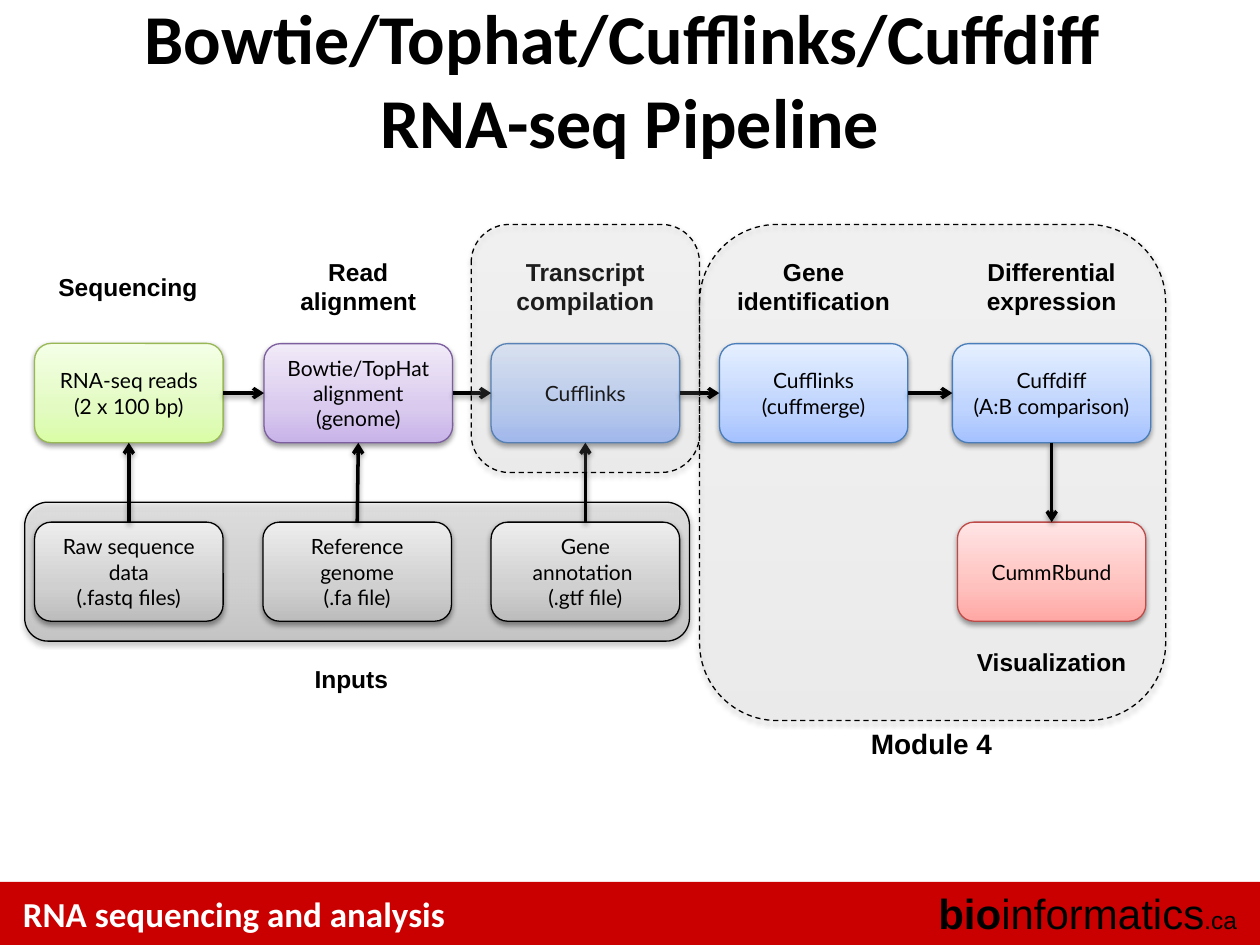
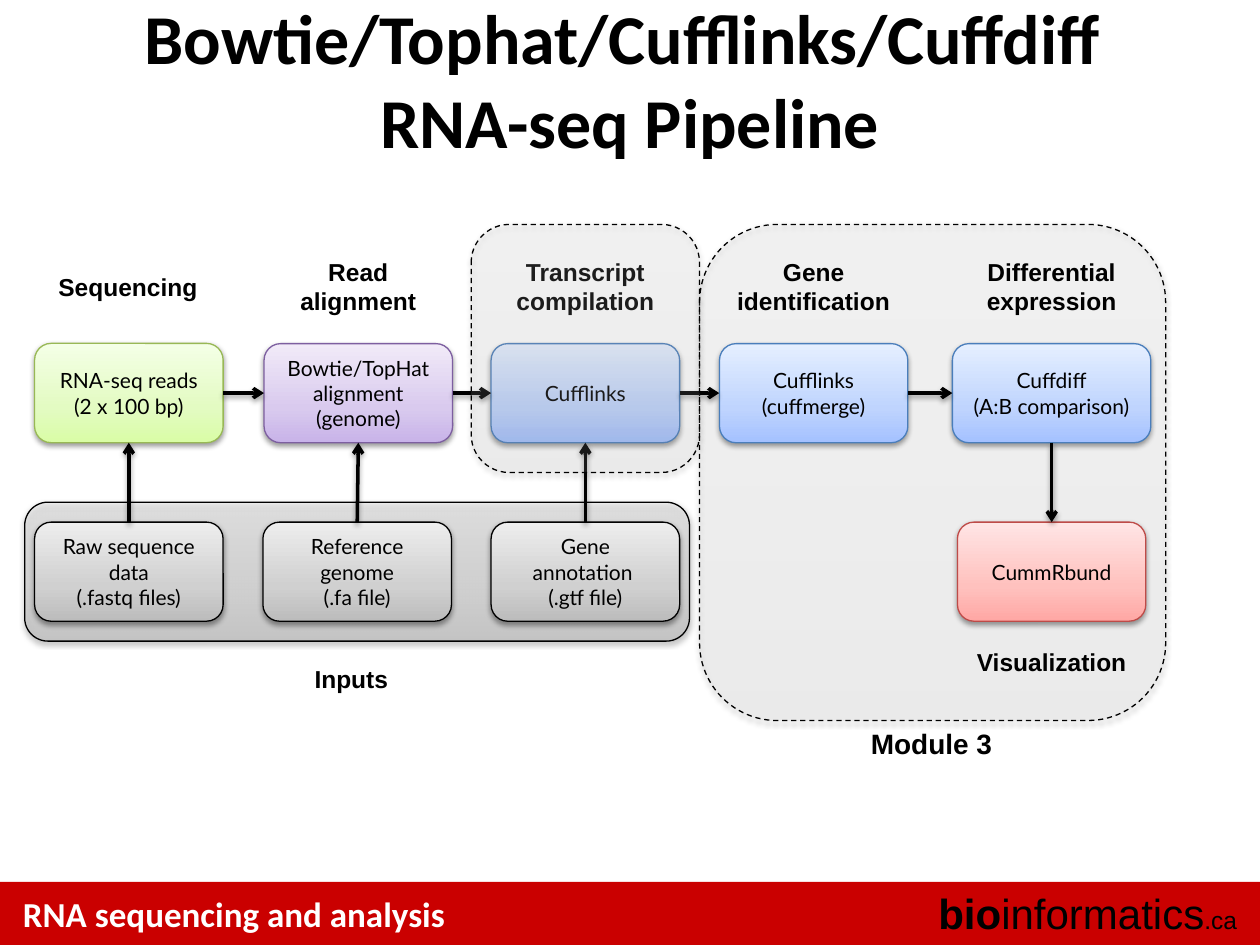
Before and after one commit to griffithlab/rnaseq_tutorial_wiki, a slide deck: slide 21 of LectureFiles/cbw/2015/RNASeq_Module3_Lecture.pptx (slide 22 before the commit). Drawn at 1260x945 pixels with LibreOffice and Linux fonts; fonts in the diff are those of the drawing. Boxes give left, top, right and bottom in pixels: in the first picture for what was removed or moved away, otherwise in the second. Text is boxed around its words. In the diff, an @@ line names an element or a change of style, - is before the commit and + after.

```diff
--- a/LectureFiles/cbw/2015/RNASeq_Module3_Lecture.pptx
+++ b/LectureFiles/cbw/2015/RNASeq_Module3_Lecture.pptx
@@ text at (871, 733, 992, 755): text changed @@
-Module 4
+Module 3
```
Also in this commit, not shown: 3 other slides changed, 1 slide removed, 7 other files.
